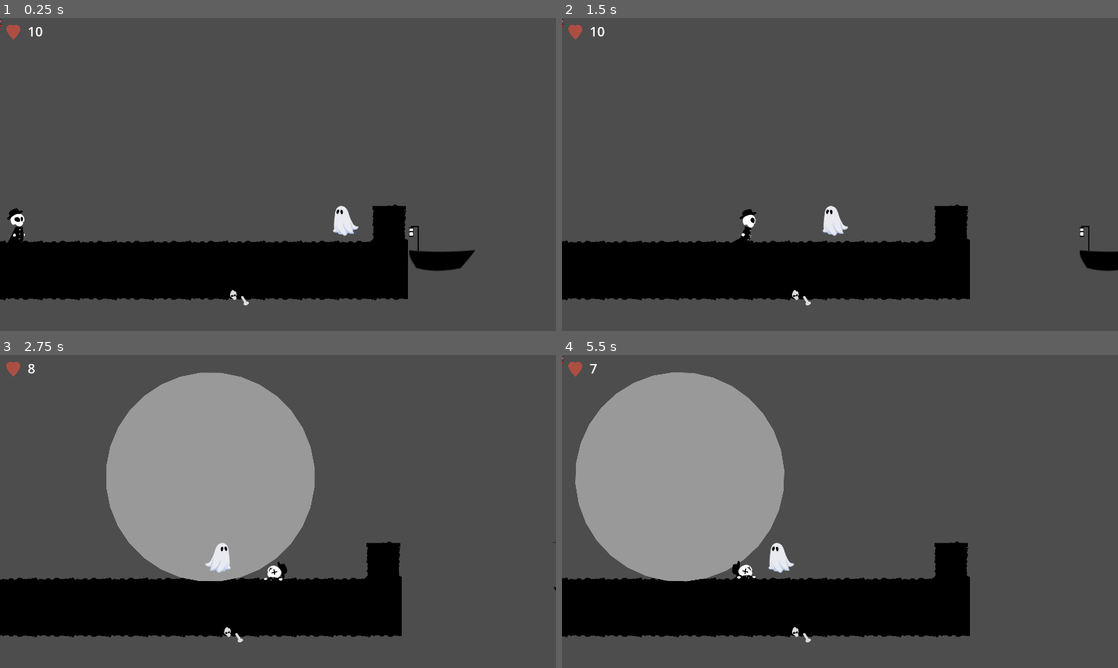
Above: before the commit, frames 1-4 (two rows, left to right).
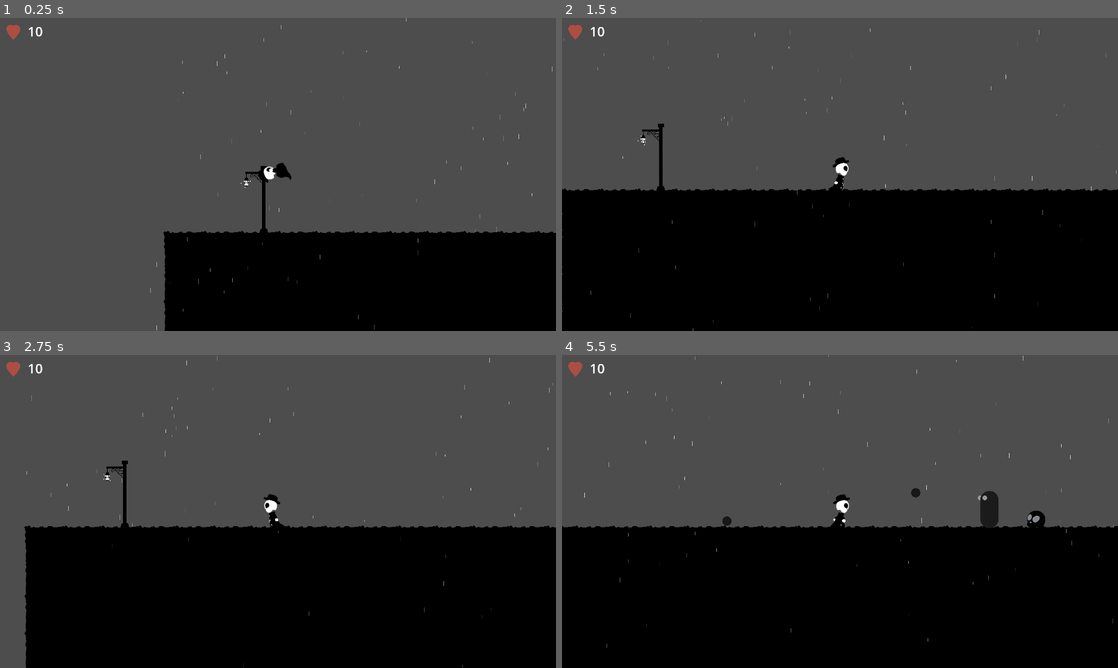
Above: after the commit, the same moments.

Repository: code-langba/you-game
Game: Godot game, scene res://scenes/levels/3.tscn
Same seed, same stepped clock (60 frames per second), same inputs: the game is played once before the commit and once after it. This scene is started directly instead of the project's main scene.
Inputs:
- Up to frame 1 (0.25 s): no input
- Up to frame 2 (1.5 s): tap Enter (ui_accept) at 0.5 s; hold D (move_right) from 0.53 s (still down); tap Space (jump) at 0.77 s
- Up to frame 3 (2.75 s): tap Space (jump) at 1.52 s; release D (move_right) at 2.03 s; hold A (move_left) from 2.03 s (still down)
- Up to frame 4 (5.5 s): release A (move_left) at 2.78 s; hold D (move_right) 2.78-4.28 s; tap Space (jump) at 3.02, 3.77, 4.52 s; hold A (move_left) 4.28-5.03 s; hold D (move_right) from 5.03 s (still down)

The runs differ from the first frame. In frame 1, 20% of the frame differs, in the area x 0-100%, y 0-100%; in frame 2, 31%; in frame 3, 47%; in frame 4, 47%.

Commit message:
rain

Diff:
--- a/scenes/levels/3.tscn
+++ b/scenes/levels/3.tscn
@@ -20,6 +20,7 @@
 [ext_resource type="PackedScene" uid="uid://chhr3huoi4djx" path="res://scenes/world/hippo.tscn" id="16_hivsn"]
 [ext_resource type="PackedScene" uid="uid://c5grcpnd72dq8" path="res://scenes/killzone.tscn" id="17_rnm5u"]
 [ext_resource type="PackedScene" uid="uid://bbrv4g35mhn1c" path="res://scenes/enemies/witch.tscn" id="20_jxm45"]
+[ext_resource type="PackedScene" uid="uid://b5uqojt21b7g4" path="res://scenes/particles/rain_particles.tscn" id="21_0rca8"]
 
 [sub_resource type="WorldBoundaryShape2D" id="WorldBoundaryShape2D_oo4c3"]
 
@@ -229,7 +230,7 @@
 bgm = ExtResource("3_ai0cw")
 
 [node name="Player" parent="." index="0"]
-position = Vector2(69, 706)
+position = Vector2(6155, -1514)
 fall_gravity = 5000
 
 [node name="killzone" parent="." index="1"]
@@ -452,5 +453,12 @@
 [node name="Witch" parent="." index="22" instance=ExtResource("20_jxm45")]
 position = Vector2(7841, -1210)
 
+[node name="RainParticles" parent="." index="23" instance=ExtResource("21_0rca8")]
+position = Vector2(7820, -1822)
+scale = Vector2(4.72001, 1)
+particle_lifetime = 1.6
+particle_amount = 2000
+sound_distance = 3500.0
+
 [editable path="platforms/BetterMovingPlatform"]
 [editable path="platforms/BetterMovingPlatform2"]
--- /dev/null
+++ b/scenes/particles/rain_particles.tscn
@@ -0,0 +1,73 @@
+[gd_scene load_steps=13 format=3 uid="uid://b5uqojt21b7g4"]
+
+[ext_resource type="Script" path="res://scripts/rain_particles.gd" id="1_rdhjo"]
+[ext_resource type="AudioStream" uid="uid://dae3wnjdholwk" path="res://asset/sounds/rain.wav" id="2_at2j8"]
+
+[sub_resource type="CanvasItemMaterial" id="CanvasItemMaterial_s1334"]
+blend_mode = 1
+
+[sub_resource type="Curve" id="Curve_u364d"]
+max_value = 0.5
+_data = [Vector2(0, 0), 0.0, 0.0, 0, 0, Vector2(0.161034, 0.368081), 0.0, 0.0, 0, 0, Vector2(0.530815, 0.5), 0.0, 0.0, 0, 0, Vector2(0.946322, 0.365683), 0.0, 0.0, 0, 0, Vector2(1, 0), 0.0, 0.0, 0, 0]
+point_count = 5
+
+[sub_resource type="CurveTexture" id="CurveTexture_jr8s3"]
+curve = SubResource("Curve_u364d")
+
+[sub_resource type="Gradient" id="Gradient_h78kv"]
+offsets = PackedFloat32Array(0, 0.00421053, 1)
+colors = PackedColorArray(0, 0, 0, 1, 1, 1, 1, 0.0784314, 1, 1, 1, 1)
+
+[sub_resource type="GradientTexture1D" id="GradientTexture1D_auqap"]
+gradient = SubResource("Gradient_h78kv")
+
+[sub_resource type="Curve" id="Curve_4o5pn"]
+max_value = 3.0
+_data = [Vector2(0, 1), 0.0, 0.0, 0, 0, Vector2(1, 1), 0.0, 0.0, 0, 0]
+point_count = 2
+
+[sub_resource type="Curve" id="Curve_hcfqj"]
+max_value = 30.0
+_data = [Vector2(0, 15.0332), 0.0, 0.0, 0, 0, Vector2(0.254473, 30), 0.0, 0.0, 0, 0, Vector2(1, 30), 0.0, 0.0, 0, 0]
+point_count = 3
+
+[sub_resource type="Curve" id="Curve_jwd2t"]
+max_value = 3.0
+_data = [Vector2(0, 1), 0.0, 0.0, 0, 0, Vector2(1, 1), 0.0, 0.0, 0, 0]
+point_count = 2
+
+[sub_resource type="CurveXYZTexture" id="CurveXYZTexture_6v247"]
+curve_x = SubResource("Curve_4o5pn")
+curve_y = SubResource("Curve_hcfqj")
+curve_z = SubResource("Curve_jwd2t")
+
+[sub_resource type="ParticleProcessMaterial" id="ParticleProcessMaterial_vc7ps"]
+particle_flag_disable_z = true
+emission_shape_offset = Vector3(0, -200, 0)
+emission_shape = 3
+emission_box_extents = Vector3(400, 1, 1)
+direction = Vector3(-1, 1, 0)
+initial_velocity_min = 100.0
+initial_velocity_max = 150.0
+gravity = Vector3(0, 2000, 0)
+scale_min = 0.2
+scale_max = 0.6
+scale_over_velocity_curve = SubResource("CurveXYZTexture_6v247")
+color_initial_ramp = SubResource("GradientTexture1D_auqap")
+alpha_curve = SubResource("CurveTexture_jr8s3")
+
+[node name="RainParticles" type="GPUParticles2D"]
+material = SubResource("CanvasItemMaterial_s1334")
+emitting = false
+amount = 1000
+process_material = SubResource("ParticleProcessMaterial_vc7ps")
+preprocess = 1.0
+visibility_rect = Rect2(-350, -200, 700, 400)
+script = ExtResource("1_rdhjo")
+
+[node name="AudioStreamPlayer2D" type="AudioStreamPlayer2D" parent="."]
+stream = ExtResource("2_at2j8")
+volume_db = 2.0
+autoplay = true
+panning_strength = 1.3
+area_mask = 32
--- /dev/null
+++ b/scripts/rain_particles.gd
@@ -0,0 +1,13 @@
+extends GPUParticles2D
+
+@export_range(0, 5, 0.1, "suffix: s") var particle_lifetime: float = 1
+@export var particle_amount: int = 1000
+@export var sound_distance: float = 2000
+
+@onready var audio_stream_player_2d: AudioStreamPlayer2D = $AudioStreamPlayer2D
+
+func _ready() -> void:
+	audio_stream_player_2d.max_distance = sound_distance
+	lifetime = particle_lifetime
+	amount = particle_amount
+	emitting = true
Not shown, added: asset/sounds/rain.wav.import
Not shown: 1 places in scenes/levels/3.tscn that only renumber resources
Not shown, added: asset/sounds/rain.wav
